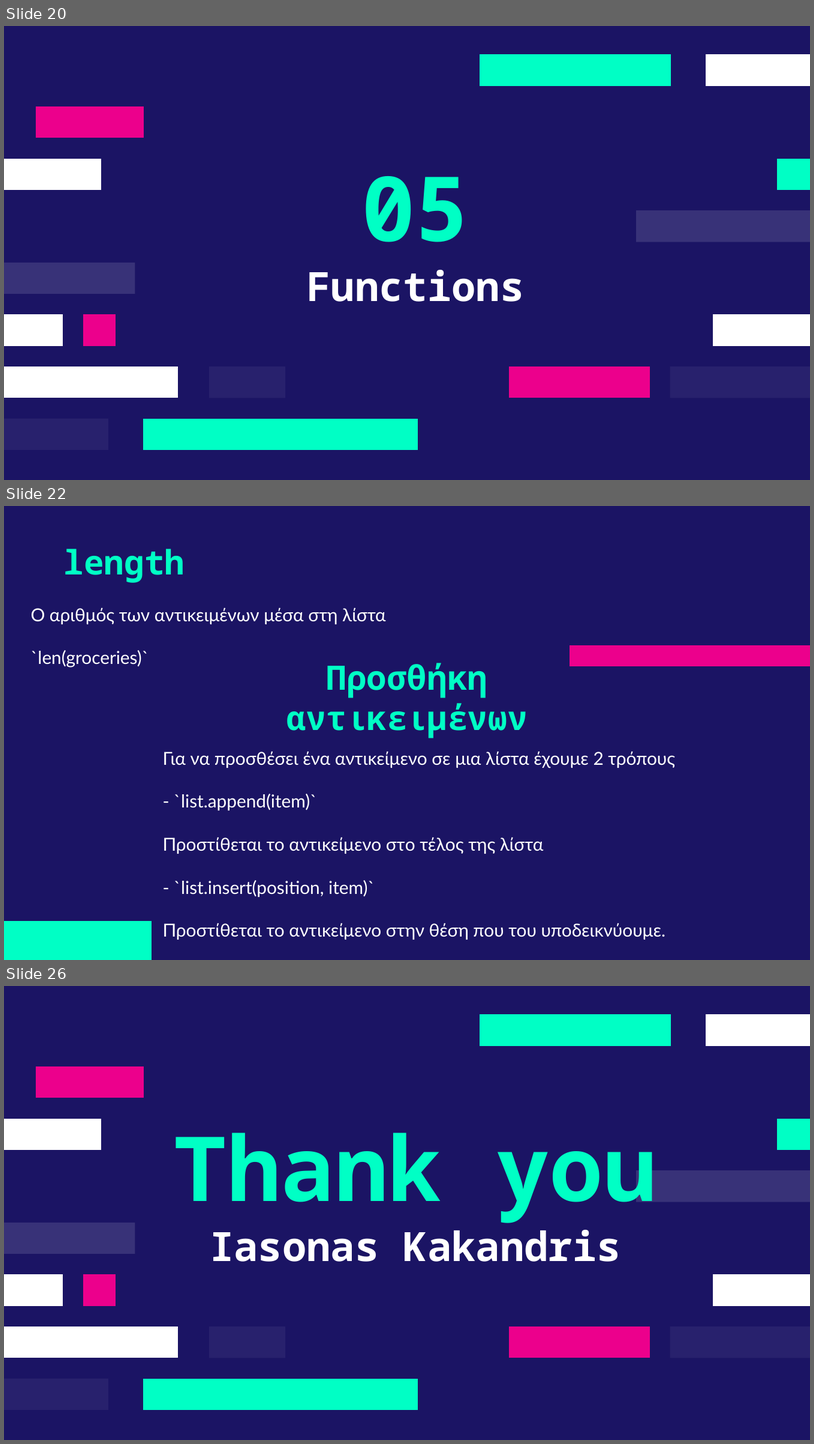
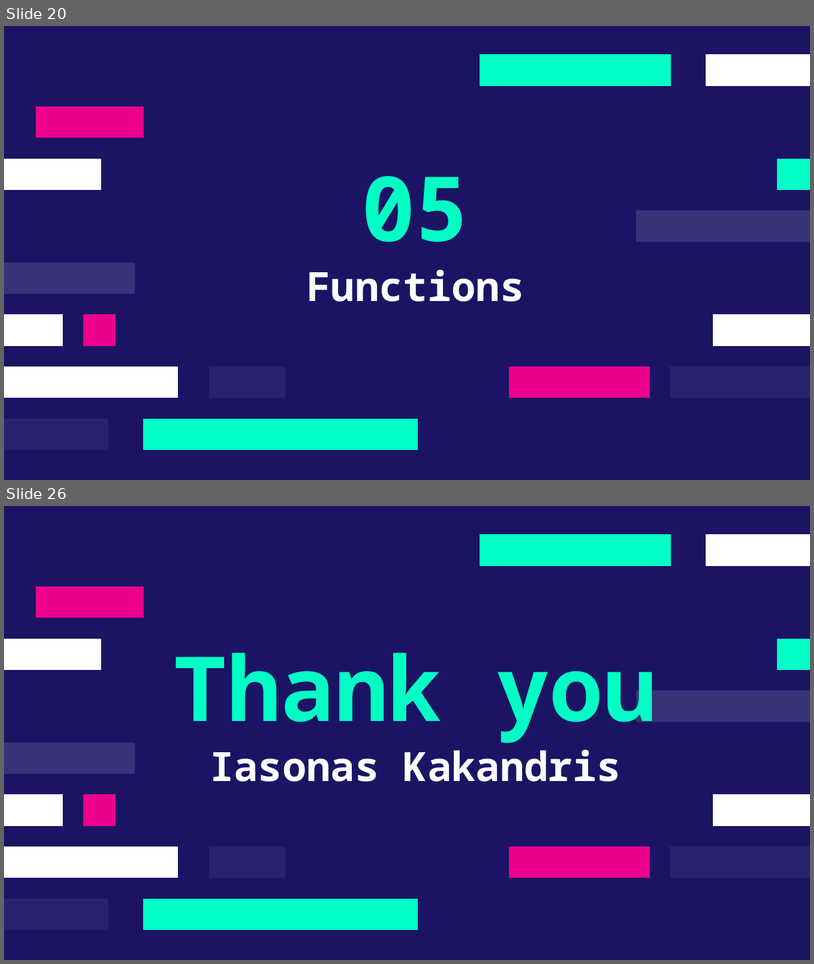
Before and after one commit to deepblue597/python_tutorial, a slide deck: lesson 2/Lesson 2 Python.pptx. Shown one above the other, each under a label of ours: slides 20, 22 and 26 before the commit, slides 20 and 26 after it; the slides between them are not shown. The pictures are 814x1444 and 814x964 pixels, drawn with LibreOffice and Linux fonts; fonts in the diff are those of the drawing. Boxes give left, top, right and bottom in pixels: in the first picture for what was removed or moved away, otherwise in the second. Text is boxed around its words. In the diff, an @@ line names an element or a change of style, - is before the commit and + after.

```diff
--- a/lesson 2/Lesson 2 Python.pptx
+++ b/lesson 2/Lesson 2 Python.pptx
@@ slide 22 removed at (4, 506, 810, 960), background #1B1464 @@
@@ title removed at (64, 549, 185, 583) @@
-length
@@ text removed at (31, 607, 386, 667) @@
-Ο αριθμός των αντικειμένων μέσα στη λίστα
-`len(groceries)`
@@ freeform shape removed at (570, 645, 810, 666) @@
@@ text removed at (286, 663, 528, 738) @@
-Προσθήκη αντικειμένων
@@ text removed at (163, 751, 675, 939) @@
-Για να προσθέσει ένα αντικείμενο σε μια λίστα έχουμε 2 τρόπους
-- `list.append(item)`
-Προστίθεται το αντικείμενο στo τέλος της λίστα
-- `list.insert(position, item)`
-Προστίθεται το αντικείμενο στην θέση που του υποδεικνύουμε.
@@ freeform shape removed at (4, 921, 152, 959) @@
```
Also in this commit, not shown: 4 slides changed, 5 slides added, 4 other slides removed.
